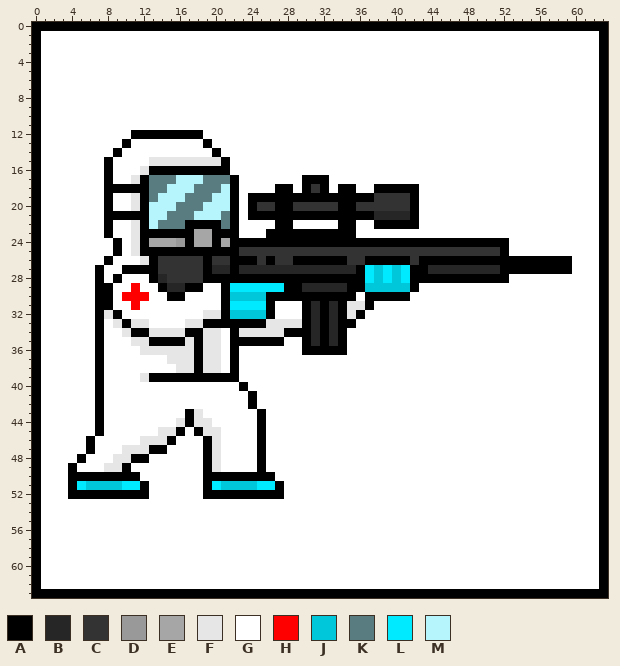
Edited in one commit: pixel-art sprite (Zombi Slayers/Assets/Resources/Arts/UI/derrick_icon.png). The first picture shows the starting point.
The file is 256x256 pixels, drawn in blocks of 4x4; one block is one cell here.
Palette (. is transparent): A #000000  B #262626  C #333333  D #999999  E #a6a6a6  F #e6e6e6  G #ffffff  H #ff0000  J #00c7d9  K #597c80  L #00eaff  M #b5f5fb
Pixels before (only the part around the change), first column x 0:
 0 AAAAAAAAAAAAAAAAAAAAAAAAAAAAAAAAAAAAAAAAAAAAAAAAAAAAAAAAAAAAAAAA
 1 AGGGGGGGGGGGGGGGGGGGGGGGGGGGGGGGGGGGGGGGGGGGGGGGGGGGGGGGGGGGGGGA
 2 AGGGGGGGGGGGGGGGGGGGGGGGGGGGGGGGGGGGGGGGGGGGGGGGGGGGGGGGGGGGGGGA
 3 AGGGGGGGGGGGGGGGGGGGGGGGGGGGGGGGGGGGGGGGGGGGGGGGGGGGGGGGGGGGGGGA
 4 AGGGGGGGGGGGGGGGGGGGGGGGGGGGGGGGGGGGGGGGGGGGGGGGGGGGGGGGGGGGGGGA
 5 AGGGGGGGGGGGGGGGGGGGGGGGGGGGGGGGGGGGGGGGGGGGGGGGGGGGGGGGGGGGGGGA
 6 AGGGGGGGGGGGGGGGGGGGGGGGGGGGGGGGGGGGGGGGGGGGGGGGGGGGGGGGGGGGGGGA
 7 AGGGGGGGGGGGGGGGGGGGGGGGGGGGGGGGGGGGGGGGGGGGGGGGGGGGGGGGGGGGGGGA
 8 AGGGGGGGGGGGGGGGGGGGGGGGGGGGGGGGGGGGGGGGGGGGGGGGGGGGGGGGGGGGGGGA
 9 AGGGGGGGGGGGGGGGGGGGGGGGGGGGGGGGGGGGGGGGGGGGGGGGGGGGGGGGGGGGGGGA
10 AGGGGGGGGGGGGGGGGGGGGGGGGGGGGGGGGGGGGGGGGGGGGGGGGGGGGGGGGGGGGGGA
11 AGGGGGGGGGGGGGGGGGGGGGGGGGGGGGGGGGGGGGGGGGGGGGGGGGGGGGGGGGGGGGGA
12 AGGGGGGGGGGAAAAAAAAGGGGGGGGGGGGGGGGGGGGGGGGGGGGGGGGGGGGGGGGGGGGA
13 AGGGGGGGGGAGGGGGGGGAGGGGGGGGGGGGGGGGGGGGGGGGGGGGGGGGGGGGGGGGGGGA
14 AGGGGGGGGAGGGGGGGGGGAGGGGGGGGGGGGGGGGGGGGGGGGGGGGGGGGGGGGGGGGGGA
15 AGGGGGGGAGGGGFFFFFFFFAGGGGGGGGGGGGGGGGGGGGGGGGGGGGGGGGGGGGGGGGGA
16 AGGGGGGGAGGGFAAAAAAAAAGGGGGGGGGGGGGGGGGGGGGGGGGGGGGGGGGGGGGGGGGA
17 AGGGGGGGAGGFAKKKMMMKKKAGGGGGGGAAAGGGGGGGGGGGGGGGGGGGGGGGGGGGGGGA
18 AGGGGGGGAAAAAKKMMMKKKMAGGGGAAGACAGAAGGAAAAAGGGGGGGGGGGGGGGGGGGGA
19 AGGGGGGGAGGFAKMMMKKKMMAGAAAAAAAAAAAAAACCCCAGGGGGGGGGGGGGGGGGGGGA
20 AGGGGGGGAGGFAMMMKKKMMMAGACCAACCCCCAACCCCCCAGGGGGGGGGGGGGGGGGGGGA
21 AGGGGGGGAAAAAMMKKKMMMKAGAAAAAAAAAAAAAABBBBAGGGGGGGGGGGGGGGGGGGGA
22 AGGGGGGGAGGFAMKKKAAAAKAGGGGAAGGGGGAAGGAAAAAGGGGGGGGGGGGGGGGGGGGA
23 AGGGGGGGAGGFAAAAAAEEAAAGGGAAAAAAAAAAGGGGGGGGGGGGGGGGGGGGGGGGGGGA
24 AGGGGGGGGAGFAEEEDAEEAEAAAAAAAAAAAAAAAAAAAAAAAAAAAAAAAGGGGGGGGGGA
25 AGGGGGGGGAGFAAAAAAAAAAACCCCCCCCCCCCCCCCCCCCCCCCCCCCCAGGGGGGGGGGA
26 AGGGGGGGAGGGFACCCCCACCAAACACCAAAAAACCAAAAACAAAAAAAAAAAAAAAAAGGGA
27 AGGGGGGAGGAAAACCCCCABBABBBBBBBBBBBBBALJLJLAABBBBBBBBAAAAAAAAGGGA
28 AGGGGGGAGAGGGABCCCCAAAAAAAAAAAAAAAAAALJLJLAAAAAAAAAAAGGGGGGGGGGA
29 AGGGGGGAAGGHGGABBAAGGALLLLLLAABBBBBAAJJJJJAGGGGGGGGGGGGGGGGGGGGA
30 AGGGGGGAAGHHHGGAAGGGGAJJJJAAAAAAAAAAGAAAAAGGGGGGGGGGGGGGGGGGGGGA
31 AGGGGGGAAGGHGGGGGGGGGALLLLAGGGABABAFFAGGGGGGGGGGGGGGGGGGGGGGGGGA
32 AGGGGGGAFAGGGGGGGGGFFAJJJJAGGGABABAFAGGGGGGGGGGGGGGGGGGGGGGGGGGA
33 AGGGGGGAGFAFFGGGGFFAAAAAAAFFFFABABAAGGGGGGGGGGGGGGGGGGGGGGGGGGGA
34 AGGGGGGAGGFAAFFFFAAFFGAFFFFFAAABABAGGGGGGGGGGGGGGGGGGGGGGGGGGGGA
35 AGGGGGGAGGGFFAAAAFAFFGAAAAAAGGABABAGGGGGGGGGGGGGGGGGGGGGGGGGGGGA
36 AGGGGGGAGGGGFFFFFFAFFGAGGGGGGGAAAAAGGGGGGGGGGGGGGGGGGGGGGGGGGGGA
37 AGGGGGGAGGGGGGGFFFAFFGAGGGGGGGGGGGGGGGGGGGGGGGGGGGGGGGGGGGGGGGGA
38 AGGGGGGAGGGGGGGGFFAFFGAGGGGGGGGGGGGGGGGGGGGGGGGGGGGGGGGGGGGGGGGA
39 AGGGGGGAGGGGFAAAAAAAAAAGGGGGGGGGGGGGGGGGGGGGGGGGGGGGGGGGGGGGGGGA
40 AGGGGGGAGGGGGGGGGGGGGGGAGGGGGGGGGGGGGGGGGGGGGGGGGGGGGGGGGGGGGGGA
41 AGGGGGGAGGGGGGGGGGGGGGGGAGGGGGGGGGGGGGGGGGGGGGGGGGGGGGGGGGGGGGGA
42 AGGGGGGAGGGGGGGGGGGGGGGGAGGGGGGGGGGGGGGGGGGGGGGGGGGGGGGGGGGGGGGA
43 AGGGGGGAGGGGGGGGGAFGGGGGGAGGGGGGGGGGGGGGGGGGGGGGGGGGGGGGGGGGGGGA
44 AGGGGGGAGGGGGGGGFAFFGGGGGAGGGGGGGGGGGGGGGGGGGGGGGGGGGGGGGGGGGGGA
45 AGGGGGGAGGGGGGFFAGAFFGGGGAGGGGGGGGGGGGGGGGGGGGGGGGGGGGGGGGGGGGGA
46 AGGGGGAGGGGGFFFAGGGAFGGGGAGGGGGGGGGGGGGGGGGGGGGGGGGGGGGGGGGGGGGA
47 AGGGGGAGGGFFFAAGGGGAFGGGGAGGGGGGGGGGGGGGGGGGGGGGGGGGGGGGGGGGGGGA
48 AGGGGAGGGFFAAGGGGGGAFGGGGAGGGGGGGGGGGGGGGGGGGGGGGGGGGGGGGGGGGGGA
49 AGGGAGGGFFAGGGGGGGGAFGGGGAGGGGGGGGGGGGGGGGGGGGGGGGGGGGGGGGGGGGGA
50 AGGGAAAAAAAAGGGGGGGAAAAAAAAGGGGGGGGGGGGGGGGGGGGGGGGGGGGGGGGGGGGA
51 AGGGALJJJJLLAGGGGGGALJJJJLLAGGGGGGGGGGGGGGGGGGGGGGGGGGGGGGGGGGGA
52 AGGGAAAAAAAAAGGGGGGAAAAAAAAAGGGGGGGGGGGGGGGGGGGGGGGGGGGGGGGGGGGA
53 AGGGGGGGGGGGGGGGGGGGGGGGGGGGGGGGGGGGGGGGGGGGGGGGGGGGGGGGGGGGGGGA
54 AGGGGGGGGGGGGGGGGGGGGGGGGGGGGGGGGGGGGGGGGGGGGGGGGGGGGGGGGGGGGGGA
55 AGGGGGGGGGGGGGGGGGGGGGGGGGGGGGGGGGGGGGGGGGGGGGGGGGGGGGGGGGGGGGGA
56 AGGGGGGGGGGGGGGGGGGGGGGGGGGGGGGGGGGGGGGGGGGGGGGGGGGGGGGGGGGGGGGA
57 AGGGGGGGGGGGGGGGGGGGGGGGGGGGGGGGGGGGGGGGGGGGGGGGGGGGGGGGGGGGGGGA
58 AGGGGGGGGGGGGGGGGGGGGGGGGGGGGGGGGGGGGGGGGGGGGGGGGGGGGGGGGGGGGGGA
59 AGGGGGGGGGGGGGGGGGGGGGGGGGGGGGGGGGGGGGGGGGGGGGGGGGGGGGGGGGGGGGGA
The result:
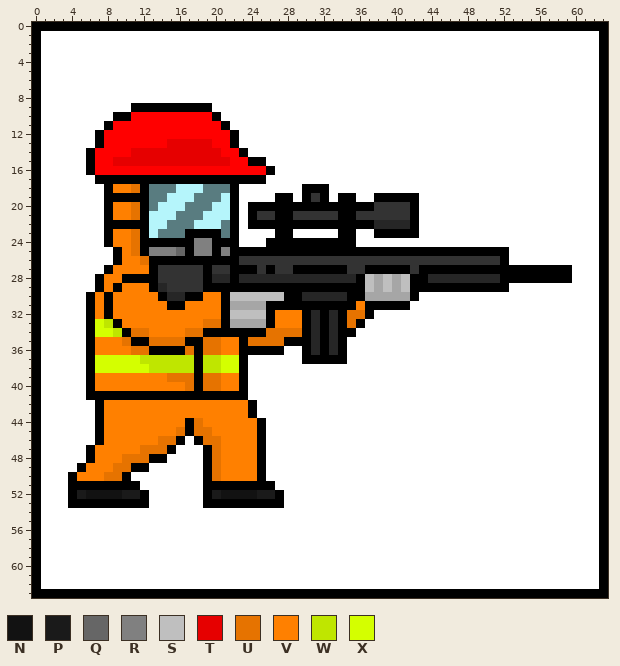
Colours new in this view: N #121212  P #1a1a1a  Q #666666  R #808080  S #bfbfbf  T #e60000  U #e67300  V #ff8000  W #bfe600  X #d4ff00
From old to new:
y 9: x 11..19 GGGGGGGGG -> AAAAAAAAA
y 10: x 9..20 GGGGGGGGGGGG -> AAHHHHHHHHHA
y 11: x 8..21 GGGGGGGGGGGGGG -> AHHHHHHHHHHHHA
y 12: x 7..22 GGGGAAAAAAAAGGGG -> AHHHHHHHHHHHHHHA
y 13: x 7..22 GGGAGGGGGGGGAGGG -> AHHHHHHHTTTTTHHA
y 14: x 6..23 GGGAGGGGGGGGGGAGGG -> AHHHHTTTTTTTTTTHHA
y 15: x 6..25 GGAGGGGFFFFFFFFAGGGG -> AHHTTTTTTTTTTTTTHHAA
y 16: x 6..26 GGAGGGFAAAAAAAAAGGGGG -> AHHHHHHHHHHHHHHHHHHHA
y 17: x 7 G -> A; x 9..11 GGF -> AAA; x 13..21 KKKMMMKKK -> AAAAAAAAA; x 23..25 GGG -> AAA; x 30..32 AAA -> GGG
y 18: x 9..11 AAA -> VVU; x 15 M -> K; x 18 K -> M; x 21 M -> K; x 27..28 AA -> GG; x 31 C -> A; x 34..35 AA -> GG; x 38..42 AAAAA -> GGGGG
y 19: x 9..11 GGF -> AAA; x 14 M -> K; x 17 K -> M; x 20 M -> K; x 24..26 AAA -> GGG; x 29 A -> G; x 31 A -> C; x 33 A -> G; x 36..41 AACCCC -> GGAAAA
y 20: x 9..11 GGF -> VVU; x 13 M -> K; x 16 K -> M; x 19 M -> K; x 25..26 CC -> AA; x 29..33 CCCCC -> AAAAA; x 36..37 CC -> AA
y 21: x 9..11 AAA -> VVU; x 15 K -> M; x 18 M -> K; x 21 K -> M; x 25..26 AA -> CC; x 29..33 AAAAA -> CCCCC; x 36..41 AABBBB -> CCCCCC
y 22: x 9..11 GGF -> AAA; x 14 K -> M; x 17..20 AAAA -> KMMM; x 24..26 GGG -> AAA; x 29..33 GGGGG -> AAAAA; x 36..41 GGAAAA -> AABBBB
y 23: x 9..11 GGF -> VVU; x 13..16 AAAA -> MKKK; x 18..19 EE -> AA; x 21 A -> K; x 26 A -> G; x 29..33 AAAAA -> GGGGG; x 38..42 GGGGG -> AAAAA
y 24: x 8..11 GAGF -> AVVU; x 13..16 EEED -> AAAA; x 18..19 EE -> RR; x 21 E -> A; x 23..25 AAA -> GGG; x 36..52 AAAAAAAAAAAAAAAAA -> GGGGGGGGGGGGGGGGG
y 25: x 10..11 GF -> VU; x 13..16 AAAA -> RRRQ; x 18..19 AA -> RR; x 21 A -> R; x 23..51 CCCCCCCCCCCCCCCCCCCCCCCCCCCCC -> AAAAAAAAAAAAAAAAAAAAAAAAAAAAA
y 26: x 8..12 AGGGF -> GAVVU; x 14..18 CCCCC -> AAAAA; x 20..21 CC -> AA; x 23..24 AA -> CC; x 26 A -> C; x 29..34 AAAAAA -> CCCCCC; x 37..41 AAAAA -> CCCCC; x 43..51 AAAAAAAAA -> CCCCCCCCC; x 53..59 AAAAAAA -> GGGGGGG
y 27: x 7..12 AGGAAA -> GAVVVV; x 20..21 BB -> CC; x 23..42 BBBBBBBBBBBBBALJLJLA -> AACACCAAAAAACCAAAAAC; x 44..51 BBBBBBBB -> AAAAAAAA
y 28: x 8..12 GAGGG -> VVAAA; x 14 B -> C; x 20..21 AA -> BB; x 23..35 AAAAAAAAAAAAA -> BBBBBBBBBBBBB; x 37..41 LJLJL -> SESES; x 44..51 AAAAAAAA -> BBBBBBBB; x 53..59 GGGGGGG -> AAAAAAA
y 29: x 8..20 AGGHGGABBAAGG -> VAVVVABCCCCAA; x 22..27 LLLLLL -> AAAAAA; x 30..34 BBBBB -> AAAAA; x 37..41 JJJJJ -> SESES; x 43..52 GGGGGGGGGG -> AAAAAAAAAA
y 30: x 6..7 GA -> AV; x 9..20 GHHHGGAAGGGG -> VVVVVABBAAVV; x 22..27 JJJJAA -> SSSSSS; x 30..34 AAAAA -> BBBBB; x 36..42 GAAAAAG -> AEEEEEA
y 31: x 6..7 GA -> AV; x 9..20 GGHGGGGGGGGG -> VVVVVVAAVVVV; x 22..25 LLLL -> EEEE; x 27..29 GGG -> AAA; x 31 B -> A; x 33 B -> A; x 35..36 FF -> AV; x 38..41 GGGG -> AAAA
y 32: x 6..20 GAFAGGGGGGGGGFF -> AVAVVVVVVVVVVVV; x 22..25 JJJJ -> SSSS; x 27..29 GGG -> VVV; x 35..37 FAG -> UUA
y 33: x 6..20 GAGFAFFGGGGFFAA -> AXWAVVVVVVVVVUU; x 22..29 AAAAFFFF -> EEEEAVVV; x 35..36 AG -> UA
y 34: x 6..21 GAGGFAAFFFFAAFFG -> AXXWAUUVVVVUUAAA; x 23..29 FFFFFAA -> AAAUUUU; x 35 G -> A
y 35: x 6..17 GAGGGFFAAAAF -> AVVVUAAUUUUA; x 19..22 FFGA -> UUVV; x 24..29 AAAAGG -> UUUUAA
y 36: x 6..17 GAGGGGFFFFFF -> AVVVVUUAAAAU; x 19..27 FFGAGGGGG -> UUVVAAAAA; x 31 A -> B; x 33 A -> B
y 37: x 6..17 GAGGGGGGGFFF -> AXXXXXWWWWWW; x 19..23 FFGAG -> WWXXA; x 30..34 GGGGG -> AAAAA
y 38: x 6..17 GAGGGGGGGGFF -> AXXXXXXWWWWW; x 19..23 FFGAG -> WWXXA
y 39: x 6..17 GAGGGGFAAAAA -> AVVVVVVVVUUU; x 19..23 AAAAG -> UUVVA
y 40: x 6..22 GAGGGGGGGGGGGGGGG -> AVVVVVVVVVVUAUUVV
y 41: x 6 G -> A; x 8..24 GGGGGGGGGGGGGGGGA -> AAAAAAAAAAAAAAAAG
y 42: x 8..23 GGGGGGGGGGGGGGGG -> VVVVVVVVVVVVVVVV
y 43: x 8..25 GGGGGGGGGAFGGGGGGA -> VVVVVVVVVVVVVVVVAG
y 44: x 8..16 GGGGGGGGF -> VVVVVVVVV; x 18..24 FFGGGGG -> UVVVVVV
y 45: x 8..24 GGGGGGFFAGAFFGGGG -> VVVVVVVVUAUUVVVVV
y 46: x 6..16 AGGGGGFFFAG -> GAVVVVVVUUA; x 18..24 GAFGGGG -> AUUVVVV
y 47: x 7..15 GGGFFFAAG -> VVVVVUUUA; x 20..24 FGGGG -> UVVVV
y 48: x 5..14 AGGGFFAAGG -> GAVVVUUUAA; x 20..24 FGGGG -> UVVVV
y 49: x 4..12 AGGGFFAGG -> GAVVVUUAA; x 20..24 FGGGG -> UVVVV
y 50: x 5..9 AAAAA -> VVVUU; x 11 A -> G; x 20..24 AAAAA -> UVVVV; x 26 A -> G
y 51: x 5..12 LJJJJLLA -> AAAAAAAG; x 20..27 LJJJJLLA -> AAAAAAAG
y 52: x 5..11 AAAAAAA -> PNNNNPP; x 20..26 AAAAAAA -> PNNNNPP
y 53: x 4..12 GGGGGGGGG -> AAAAAAAAA; x 19..27 GGGGGGGGG -> AAAAAAAAA
